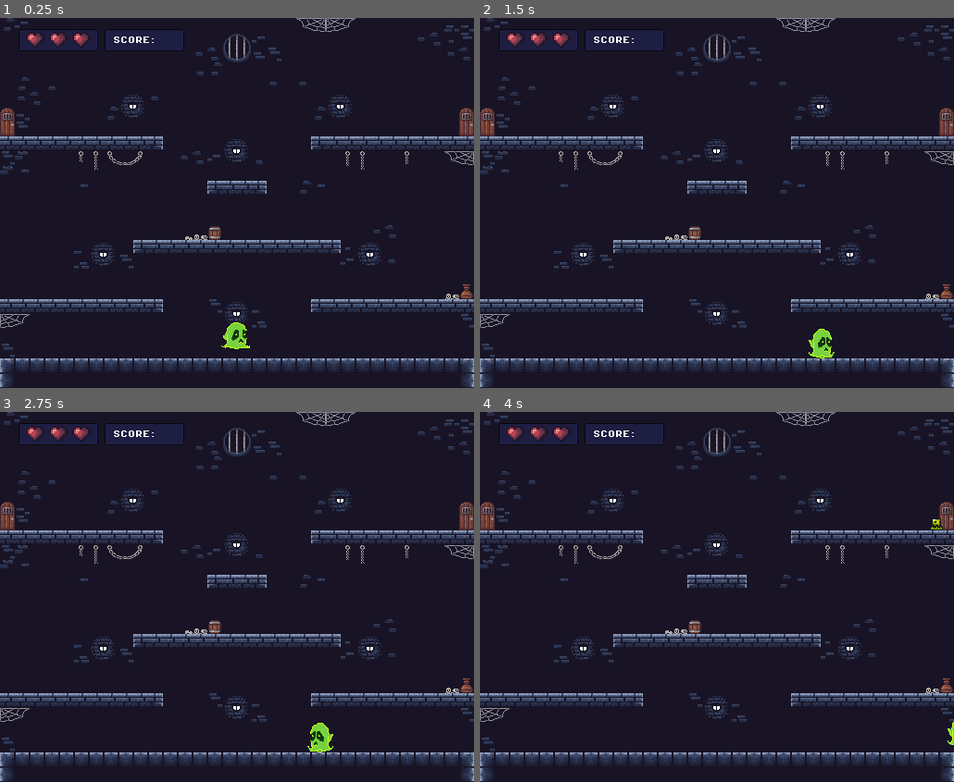
Above: before the commit, frames 1-4 (two rows, left to right).
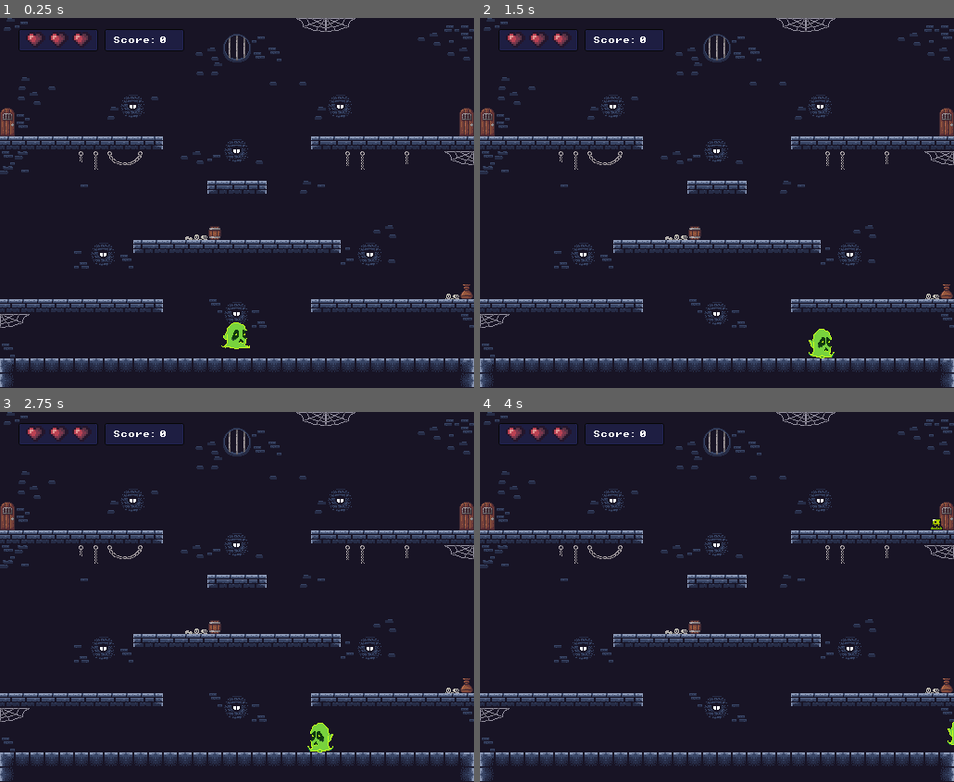
Above: after the commit, the same moments.

Repository: Iizakku/tiimi4_gamejam
Game: Godot game, scene res://Scenes/Levels/level.tscn
The game is run twice, just before and just after one commit, with the same random seed, the same clock (stepped at 60 frames per second) and the same inputs.
Inputs:
- Up to frame 1 (0.25 s): no input
- Up to frame 2 (1.5 s): hold D (move_right) from 0.53 s (still down); tap Space (jump) at 0.77 s
- Up to frame 3 (2.75 s): tap Space (jump) at 1.52 s; release D (move_right) at 2.03 s; hold Left (move_left) from 2.03 s (still down)
- Up to frame 4 (4 s): release Left (move_left) at 2.78 s; hold D (move_right) from 2.78 s (still down); tap Space (jump) at 3.02, 3.77 s

The runs differ from the first frame. In frame 1, less than 0.1% of the frame differs, in the area x 25-35%, y 5-7%; in frame 2, less than 0.1%; in frame 3, less than 0.1%; in frame 4, less than 0.1%.

Commit message:
Health bar ja Score toiminto

Diff:
--- a/gamejam/Code/Characters/enemy.gd
+++ b/gamejam/Code/Characters/enemy.gd
@@ -28,6 +28,7 @@
 			print("Destroy enemy")
 			take_damage(1)
 			body.jump()
+			GameManager.add_score(10)
 		else:
 			print("Decrease players health")
 			GameManager.take_damage()
--- /dev/null
+++ b/gamejam/Scenes/Levels/hearts.gd
@@ -0,0 +1,18 @@
+extends Panel
+
+@onready var heart1: TextureRect = $HBoxContainer/Heart1
+@onready var heart2: TextureRect = $HBoxContainer/Heart2
+@onready var heart3: TextureRect = $HBoxContainer/Heart3
+
+func _ready() -> void:
+	# connect gamemanager signal
+	GameManager.lives_changed.connect(_on_lives_changed)
+	# this ensures the correct number of hearts is displayed at the beginning
+	_on_lives_changed(GameManager.current_lives)
+
+# this runs when lives change
+func _on_lives_changed(lives: int) -> void:
+		# show or hide hearts based on current lives
+		heart1.visible = lives >= 1
+		heart2.visible = lives >= 2
+		heart3.visible = lives >= 3
--- /dev/null
+++ b/gamejam/Scenes/Levels/label.gd
@@ -0,0 +1,12 @@
+extends Label
+
+
+func _ready() -> void:
+	# Alkuperäiset scoret
+	update_label(GameManager.get_score())
+
+	# Jos pisteet muuttuvat (tulee signaali muutoksesta) kutsutaan update_label funktiota
+	GameManager.score_changed.connect(update_label)
+
+func update_label(new_score: int) -> void:
+	text = "Score: " + str(new_score)
--- a/gamejam/Scenes/Levels/ui.tscn
+++ b/gamejam/Scenes/Levels/ui.tscn
@@ -1,7 +1,9 @@
-[gd_scene load_steps=5 format=3 uid="uid://c7b724rakr4r1"]
+[gd_scene load_steps=7 format=3 uid="uid://c7b724rakr4r1"]
 
 [ext_resource type="FontFile" uid="uid://bki3djse2umvx" path="res://Fonts/PixelOperator8-Bold.ttf" id="1_xwq20"]
 [ext_resource type="Texture2D" uid="uid://c4hank4nxv1v4" path="res://Art/Sprites/Heart&ManaUi.png" id="2_4r020"]
+[ext_resource type="Script" uid="uid://k7o8xei8cjgk" path="res://Scenes/Levels/hearts.gd" id="2_a2vap"]
+[ext_resource type="Script" uid="uid://dafcxaaeskyvj" path="res://Scenes/Levels/label.gd" id="2_f7omg"]
 
 [sub_resource type="StyleBoxFlat" id="StyleBoxFlat_4r020"]
 bg_color = Color(0.1501219, 0.16849291, 0.40676075, 0.43137255)
@@ -37,6 +39,7 @@
 theme_override_fonts/font = ExtResource("1_xwq20")
 theme_override_font_sizes/font_size = 8
 text = "SCORE: "
+script = ExtResource("2_f7omg")
 
 [node name="Hearts" type="Panel" parent="."]
 offset_left = 20.0
@@ -44,6 +47,7 @@
 offset_right = 106.0
 offset_bottom = 36.0
 theme_override_styles/panel = SubResource("StyleBoxFlat_4r020")
+script = ExtResource("2_a2vap")
 
 [node name="HBoxContainer" type="HBoxContainer" parent="Hearts"]
 layout_mode = 1
@@ -52,19 +56,19 @@
 offset_right = 81.0
 offset_bottom = 22.0
 
-[node name="TextureRect" type="TextureRect" parent="Hearts/HBoxContainer"]
+[node name="Heart1" type="TextureRect" parent="Hearts/HBoxContainer"]
 layout_mode = 2
 texture = SubResource("AtlasTexture_a2vap")
 expand_mode = 2
 stretch_mode = 5
 
-[node name="TextureRect2" type="TextureRect" parent="Hearts/HBoxContainer"]
+[node name="Heart2" type="TextureRect" parent="Hearts/HBoxContainer"]
 layout_mode = 2
 texture = SubResource("AtlasTexture_a2vap")
 expand_mode = 2
 stretch_mode = 5
 
-[node name="TextureRect3" type="TextureRect" parent="Hearts/HBoxContainer"]
+[node name="Heart3" type="TextureRect" parent="Hearts/HBoxContainer"]
 layout_mode = 2
 texture = SubResource("AtlasTexture_a2vap")
 expand_mode = 2
Not shown, added: gamejam/Scenes/Levels/hearts.gd.uid
Not shown, added: gamejam/Scenes/Levels/label.gd.uid
